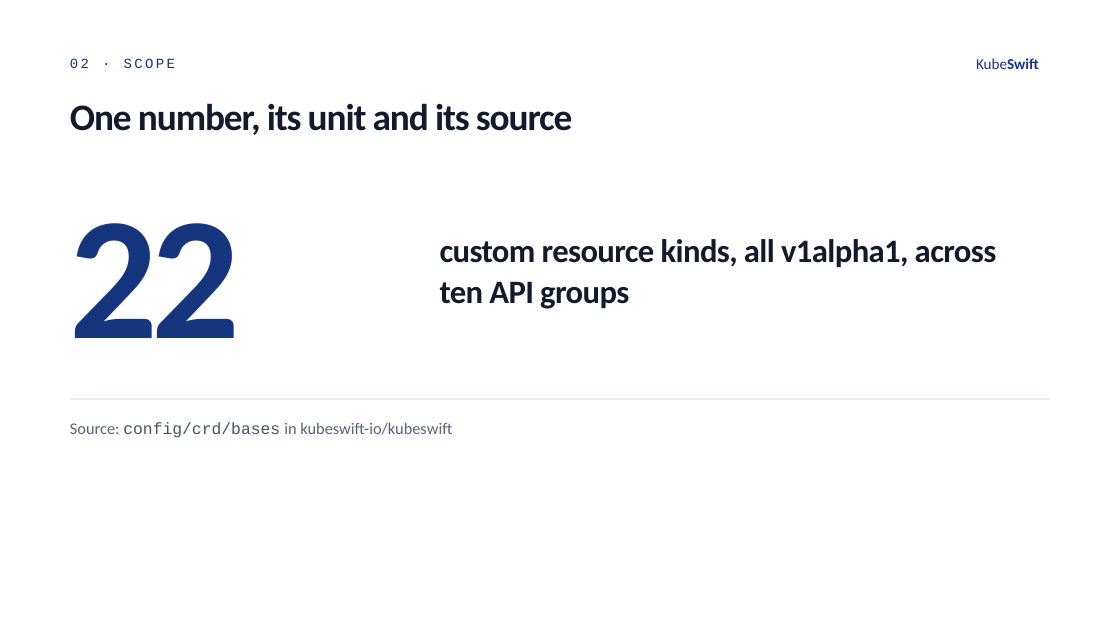
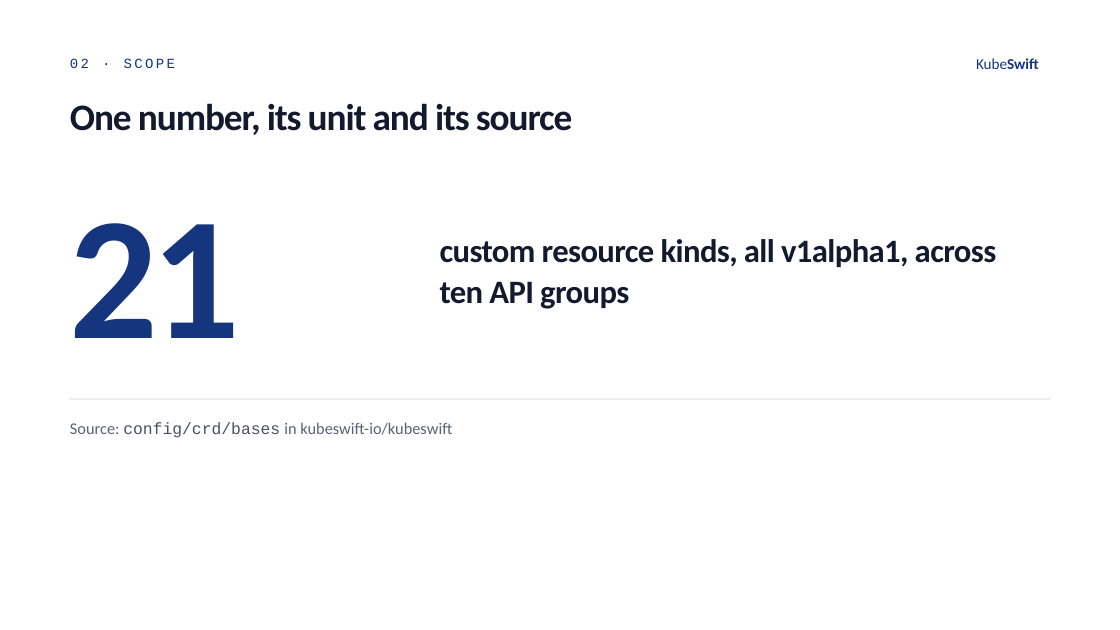
Before and after one commit to kubeswift-io/design, a slide deck: slide 8 of kits/pptx/KubeSwift-Talk-Template-Light.pptx. Drawn at 1120x630 pixels with LibreOffice and Linux fonts; fonts in the diff are those of the drawing; background and template pictures are left out. Boxes give left, top, right and bottom in pixels: in the first picture for what was removed or moved away, otherwise in the second. Text is boxed around its words. In the diff, an @@ line names an element or a change of style, - is before the commit and + after.

```diff
--- a/kits/pptx/KubeSwift-Talk-Template-Light.pptx
+++ b/kits/pptx/KubeSwift-Talk-Template-Light.pptx
@@ text at (x1=70, y1=223, x2=240, y2=338): text changed @@
-22
+21
```
Also in this commit, not shown: 5 other files.
